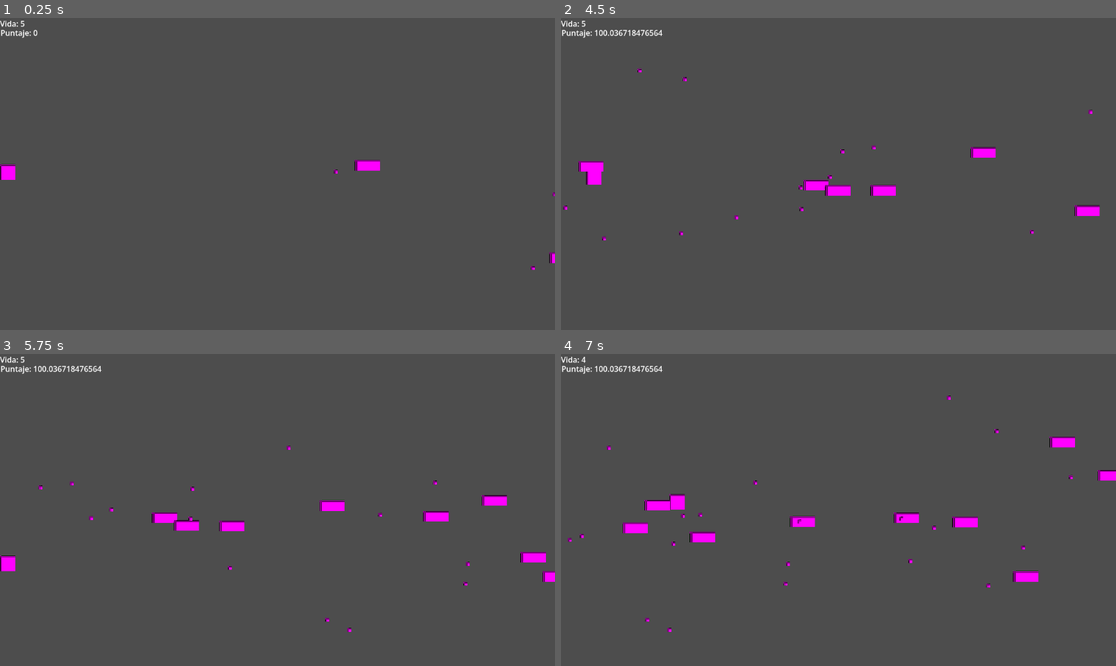
Above: before the commit, frames 1-4 (two rows, left to right).
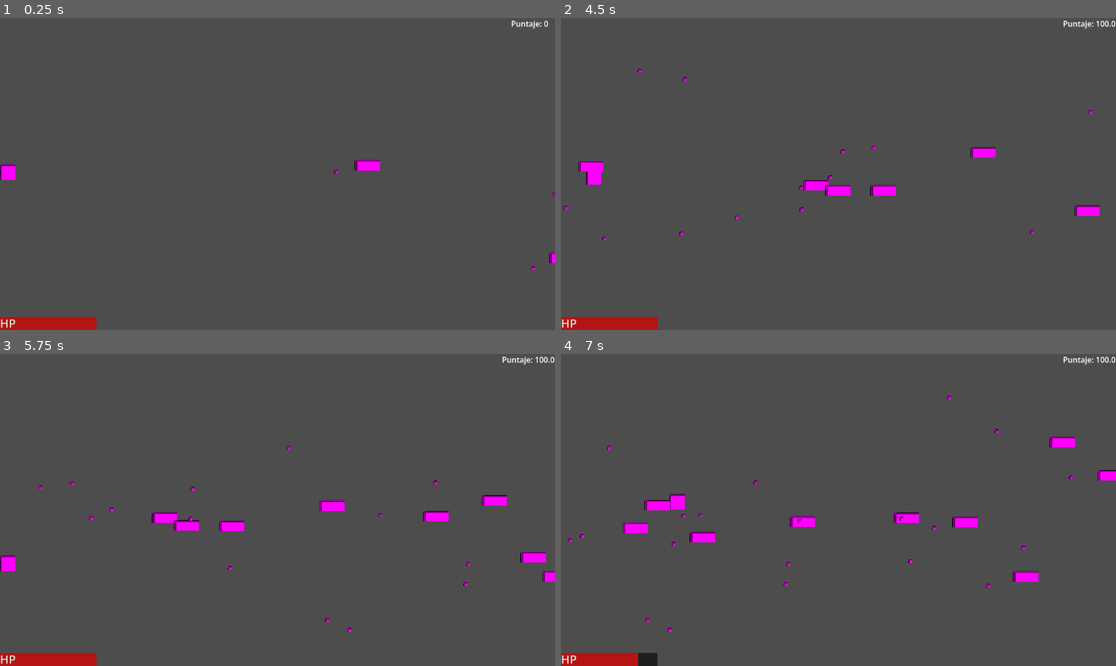
Above: after the commit, the same moments.

Repository: wfeboSKL/tales-for-the-asleep
Game: Godot game, scene res://scenes/demolevel/level.tscn
The game is run twice, just before and just after one commit, with the same random seed, the same clock (stepped at 60 frames per second) and the same inputs.
Inputs:
- Up to frame 1 (0.25 s): no input
- Up to frame 2 (4.5 s): tap Enter at 0.5, 2.1, 4.35 s; hold D (move_right) 0.53-1.28 s; hold Shift (focus) 0.53-1.28 s; hold S (move_down) 1.28-2.03 s; tap K (shoot) at 1.35 s; hold D (move_right) 2.03-2.78 s; hold W (move_up) 2.78-3.53 s; tap Shift (focus) at 2.85 s; hold K (shoot) 3.53-4.28 s; hold A (move_left) from 3.53 s (still down)
- Up to frame 3 (5.75 s): release A (move_left) at 5.03 s; hold S (move_down) from 5.03 s (still down); hold Shift (focus) from 5.03 s (still down)
- Up to frame 4 (7 s): release S (move_down) at 5.78 s; release Shift (focus) at 5.78 s; hold D (move_right) 5.78-6.53 s; tap K (shoot) at 5.85 s; hold W (move_up) from 6.53 s (still down); tap Enter at 6.6 s

The runs differ from the first frame. In frame 1, 0.9% of the frame differs, in the area x 0-99%, y 0-100%; in frame 2, 1.1%, in the area x 0-100%, y 0-100%; in frame 3, 1.1%; in frame 4, 1.1%.

Commit message:
HUD mejorado con barra de vida y puntaje

Diff:
--- a/scenes/demolevel/level.tscn
+++ b/scenes/demolevel/level.tscn
@@ -3,6 +3,12 @@
 [ext_resource type="PackedScene" uid="uid://ktbnnh8fwh58" path="res://scenes/player/player.tscn" id="1_kcedh"]
 [ext_resource type="PackedScene" uid="uid://biqtee13nxlpm" path="res://scenes/enemies/enemy.tscn" id="2_g3hpl"]
 [ext_resource type="Script" uid="uid://bcbddn7bdv641" path="res://scenes/demolevel/enemy_spawner.gd" id="3_d2nb1"]
+
+[sub_resource type="StyleBoxFlat" id="StyleBoxFlat_kcedh"]
+bg_color = Color(0.11764706, 0.11764706, 0.11764706, 1)
+
+[sub_resource type="StyleBoxFlat" id="StyleBoxFlat_g3hpl"]
+bg_color = Color(0.7058824, 0.078431375, 0.078431375, 1)
 
 [node name="Level" type="Node2D" unique_id=353482801]
 
@@ -18,17 +24,40 @@
 
 [node name="HUD" type="CanvasLayer" parent="." unique_id=88502834]
 
-[node name="HealthLabel" type="Label" parent="HUD" unique_id=269660322]
+[node name="ScoreLabel" type="Label" parent="HUD" unique_id=2099791409]
+anchors_preset = 1
+anchor_left = 1.0
+anchor_right = 1.0
+offset_left = -91.0
+offset_bottom = 23.0
+grow_horizontal = 0
+text = "Puntaje: 0.0"
+
+[node name="ProgressBar" type="ProgressBar" parent="HUD" unique_id=1364842193]
+custom_minimum_size = Vector2(200, 20)
+anchors_preset = 2
+anchor_top = 1.0
+anchor_bottom = 1.0
+offset_top = -27.0
+offset_right = 200.0
+grow_vertical = 0
+theme_override_styles/background = SubResource("StyleBoxFlat_kcedh")
+theme_override_styles/fill = SubResource("StyleBoxFlat_g3hpl")
+max_value = 5.0
+value = 5.0
+show_percentage = false
+
+[node name="Label" type="Label" parent="HUD" unique_id=1793200955]
+anchors_preset = 2
+anchor_top = 1.0
+anchor_bottom = 1.0
+offset_top = -31.0
 offset_right = 40.0
-offset_bottom = 23.0
-text = "Vida: 5"
-
-[node name="ScoreLabel" type="Label" parent="HUD" unique_id=2099791409]
-offset_left = 1.0
-offset_top = 19.0
-offset_right = 41.0
-offset_bottom = 42.0
-text = "Puntaje: 0.0"
+offset_bottom = 3.0
+grow_vertical = 0
+theme_override_colors/font_color = Color(0.8627451, 0.8627451, 0.8235294, 1)
+theme_override_font_sizes/font_size = 24
+text = "HP"
 
 [node name="EnemySpawner" type="Node" parent="." unique_id=684252353]
 script = ExtResource("3_d2nb1")
--- a/scenes/enemies/enemy.gd
+++ b/scenes/enemies/enemy.gd
@@ -62,7 +62,7 @@
 	damageindicator_cooldown = 1.5
 	#Si la vida es menor a cero, eliminar por completo al enemigo
 	if health <= 0:
-		GameData.score += 100.0 + (randf_range(0,5)/2)
+		GameData.score += 100.0
 		queue_free()
 #Obtener el primer nodo del grupo "player" para seguirlo
 func _ready():
--- a/scenes/player/player.gd
+++ b/scenes/player/player.gd
@@ -17,8 +17,8 @@
 var invincibility_timer = 0.0
 #Establecer la vida del jugador
 var health = 5
-#Cuando el jugador esté en la escena, crear health_label
-@onready var health_label = get_parent().get_node("HUD/HealthLabel")
+#Cuando el jugador esté en la escena, crear health_bar
+@onready var health_bar = get_parent().get_node("HUD/ProgressBar")
 @onready var score_label = get_parent().get_node("HUD/ScoreLabel")
 #-- MOVIMIENTO DEL JUGADOR --
 #Función que procesa las físicas ocurriendo cada frame (delta)
@@ -72,7 +72,7 @@
 		#Cada vez que se activa esta función, se le restará "amount" al jugador (su variable health)
 		health -= amount
 		#El texto que demuestra la vida del jugador mostrará ahora la vida actual (hay que cambiar esto)
-		health_label.text = "Vida: " + str(health)
+		health_bar.value = health
 		#Si la vida es menor o igual a 0, eliminar al jugador e instanciar escena de Game Over
 		if health <= 0:
 			GameData.score = 0.0
